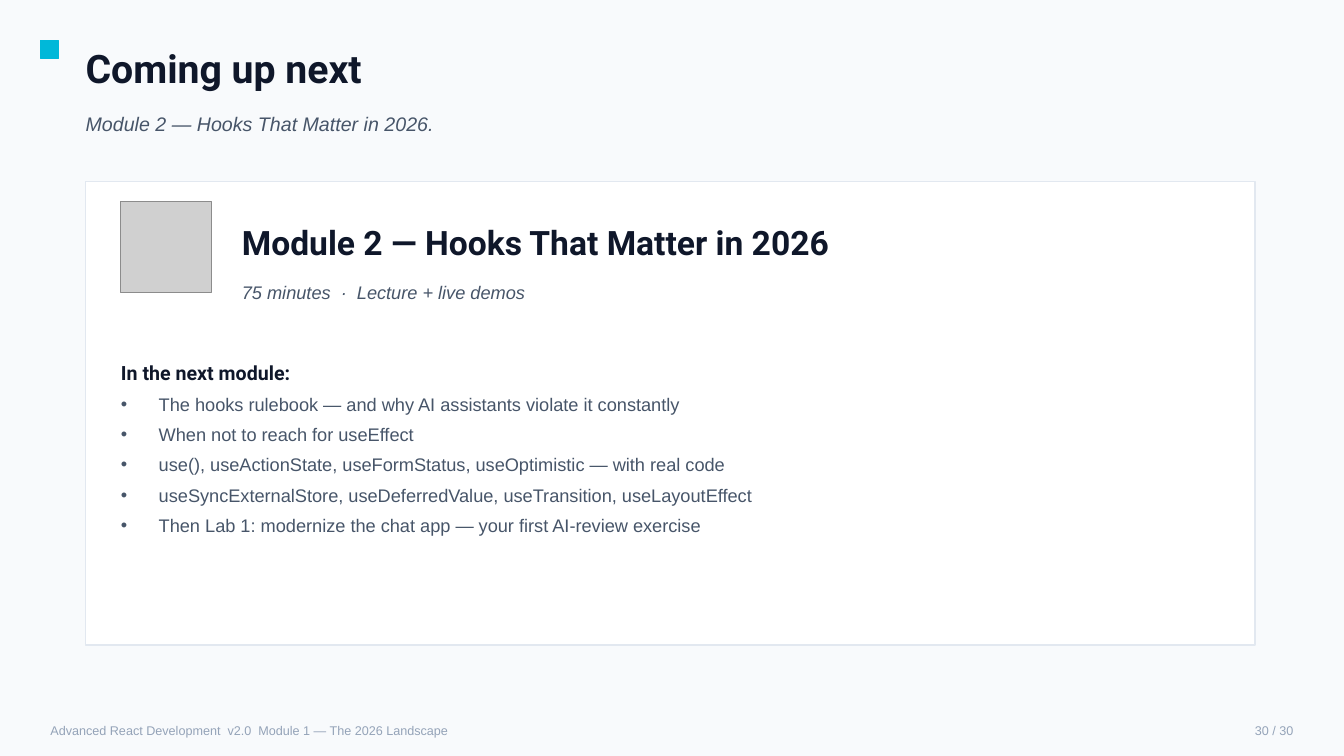
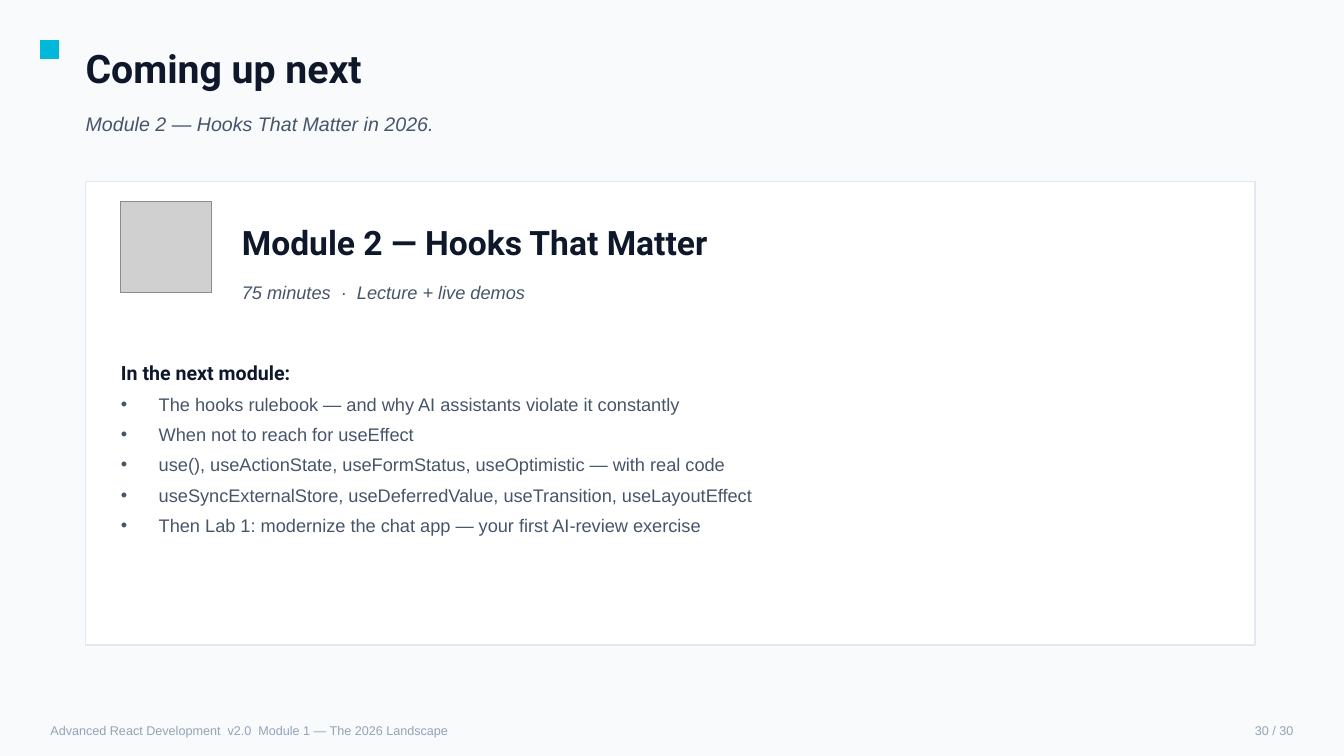
Before and after one commit to chrisminnick/advanced-react-19, a slide deck: slide 30 of instructor/advanced_react_v2.pptx. Drawn at 1344x756 pixels with LibreOffice and Linux fonts; fonts in the diff are those of the drawing; grey boxes stand for pictures. Boxes give left, top, right and bottom in pixels: in the first picture for what was removed or moved away, otherwise in the second. Text is boxed around its words. In the diff, an @@ line names an element or a change of style, - is before the commit and + after.

```diff
--- a/instructor/advanced_react_v2.pptx
+++ b/instructor/advanced_react_v2.pptx
@@ text at bbox=[242, 229, 708, 256]: text changed @@
-Module 2 — Hooks That Matter in 2026
+Module 2 — Hooks That Matter
```
Also in this commit, not shown: 72 other slides changed, 6 other files.
